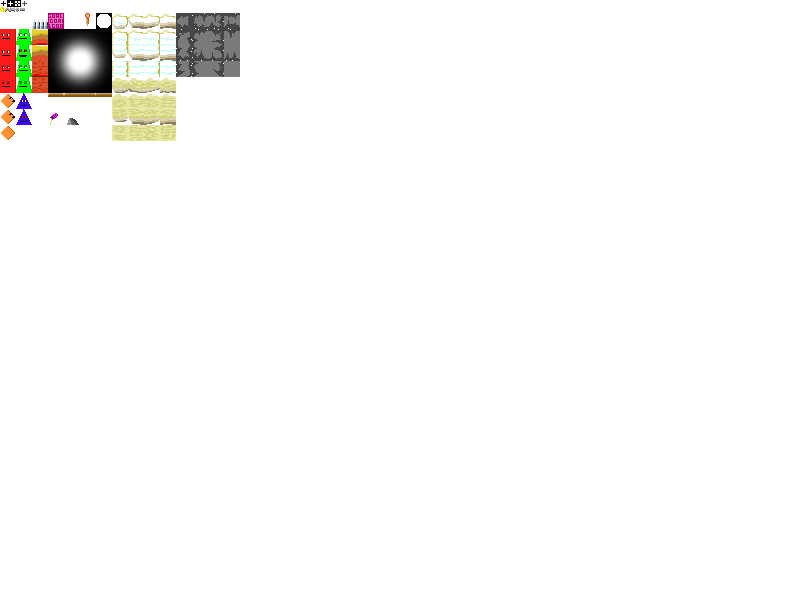
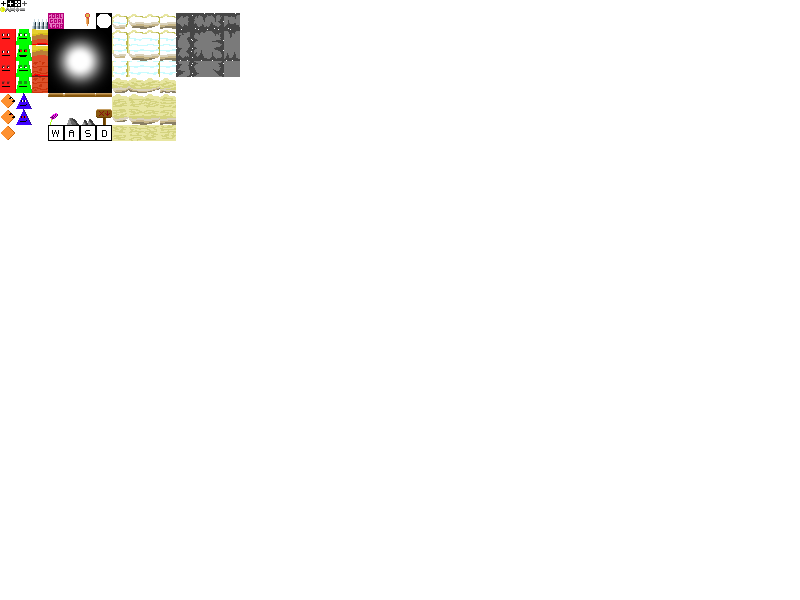
Layered file, before and after one edit (800 × 600). Changes by layer:
added layer "Keyboard4" in group "Decor" over [96,125,112,141]
added layer "Keyboard3" in group "Decor" over [80,125,96,141]
added layer "Keyboard2" in group "Decor" over [64,125,80,141]
added layer "Keyboard1" in group "Decor" over [48,125,64,141]
added layer "DangerSign" in group "Decor" over [96,109,112,125]
added layer "Pebble2" in group "Decor" over [82,119,95,125]
